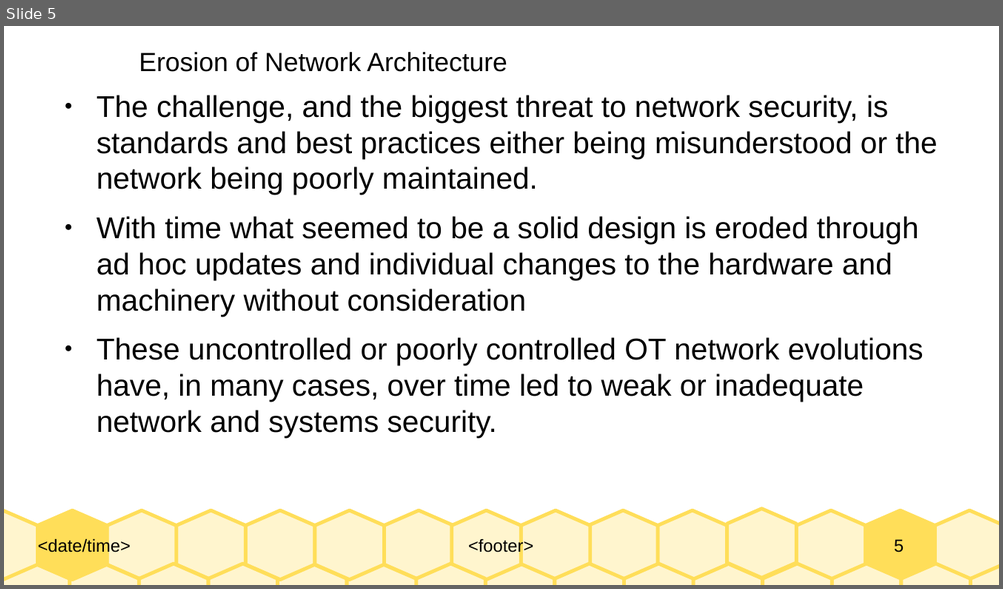
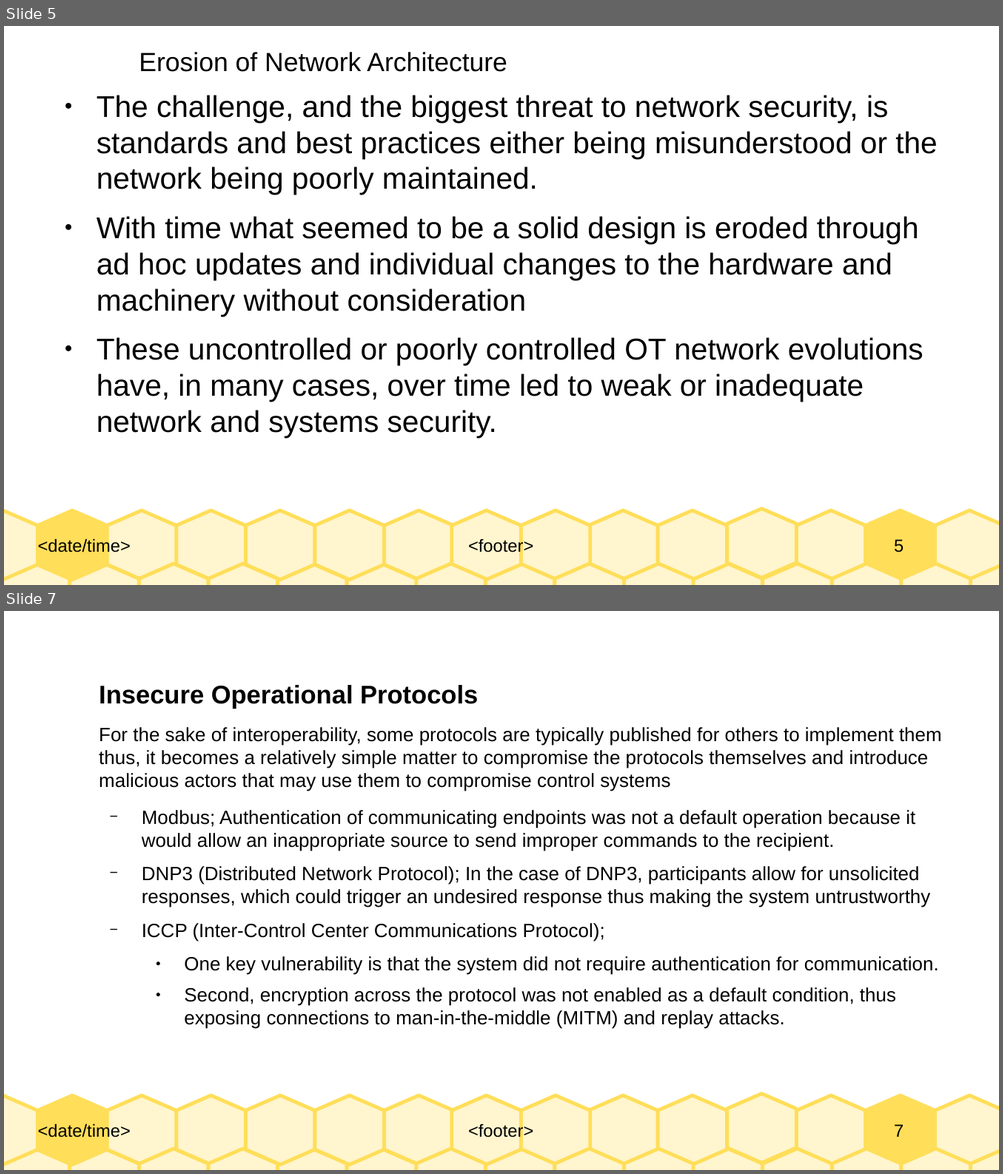
Before and after one commit to Dihfahsih1/Masters-Software-Engineering, a slide deck: yr-sem1/IoT/Chapter-8-slides.odp. Shown one above the other, each under a label of ours: slide 5 before the commit, slides 5 and 7 after it; the slides between them are not shown. The pictures are 1003x589 and 1003x1174 pixels, drawn with LibreOffice and Linux fonts; fonts in the diff are those of the drawing. Boxes give left, top, right and bottom in pixels: in the first picture for what was removed or moved away, otherwise in the second. Text is boxed around its words. In the diff, an @@ line names an element or a change of style, - is before the commit and + after.

```diff
--- a/yr-sem1/IoT/Chapter-8-slides.odp
+++ b/yr-sem1/IoT/Chapter-8-slides.odp
@@ slide 7 added at (4, 611, 999, 1170), background #FFFFFF; not listed: 33 template elements that a slide beside it also shows @@
@@ text added at (99, 685, 942, 1029), 15.3 pt, text #000000 @@
+Insecure Operational Protocols
+For the sake of interoperability, some protocols are typically published for others to implement them thus, it becomes a relatively simple matter to compromise the protocols themselves and introduce malicious actors that may use them to compromise control systems
+  − Modbus; Authentication of communicating endpoints was not a default operation because it would allow an inappropriate source to send improper commands to the recipient.
+  − DNP3 (Distributed Network Protocol); In the case of DNP3, participants allow for unsolicited responses, which could trigger an undesired response thus making the system untrustworthy
+  − ICCP (Inter-Control Center Communications Protocol);
+    ● One key vulnerability is that the system did not require authentication for communication.
+    ● Second, encryption across the protocol was not enabled as a default condition, thus exposing connections to man-in-the-middle (MITM) and replay attacks.
```
Also in this commit, not shown: 1 slide changed, 8 other files.
